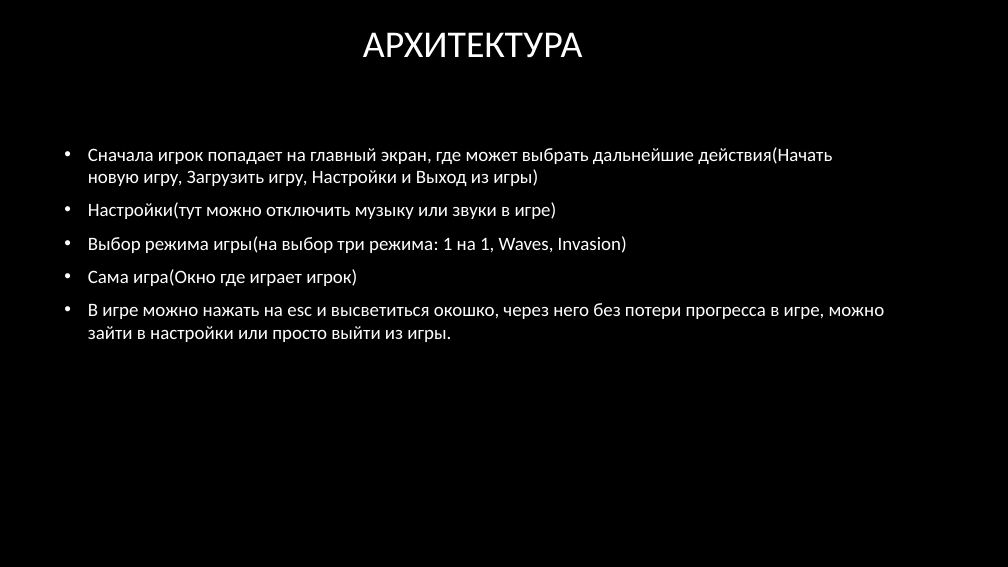
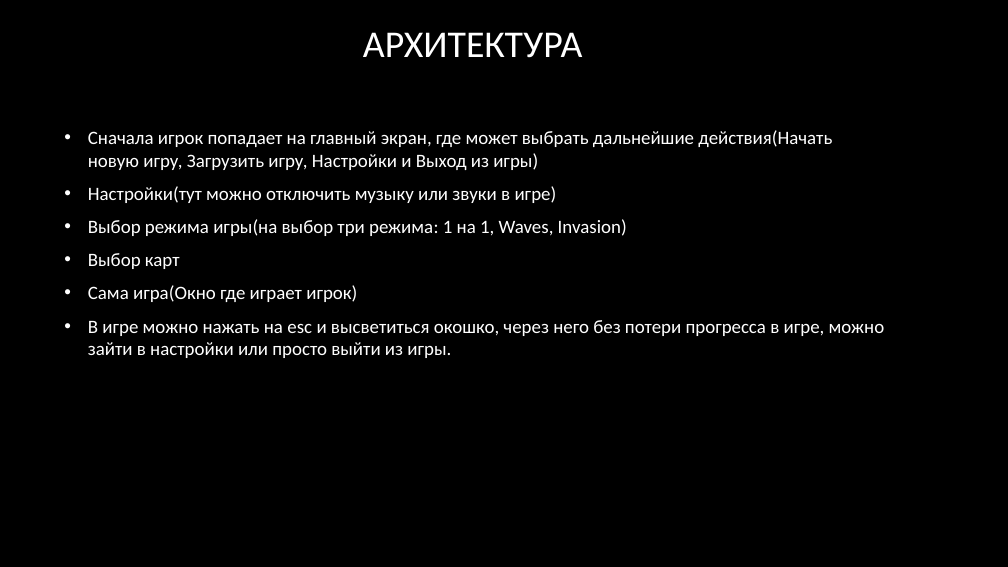
Before and after one commit to Axello228/PygameProject-Castle-story-, a slide deck: slide 6 of Documentation/Презентация.pptx. Drawn at 1008x567 pixels with LibreOffice and Linux fonts; fonts in the diff are those of the drawing; background and template pictures are left out. Boxes give left, top, right and bottom in pixels: in the first picture for what was removed or moved away, otherwise in the second. Text is boxed around its words. In the diff, an @@ line names an element or a change of style, - is before the commit and + after.

```diff
--- a/Documentation/Презентация.pptx
+++ b/Documentation/Презентация.pptx
@@ text at bbox=[88, 253, 180, 269]: paragraph added @@
+• Выбор карт
```
Also in this commit, not shown: 2 other slides changed.
